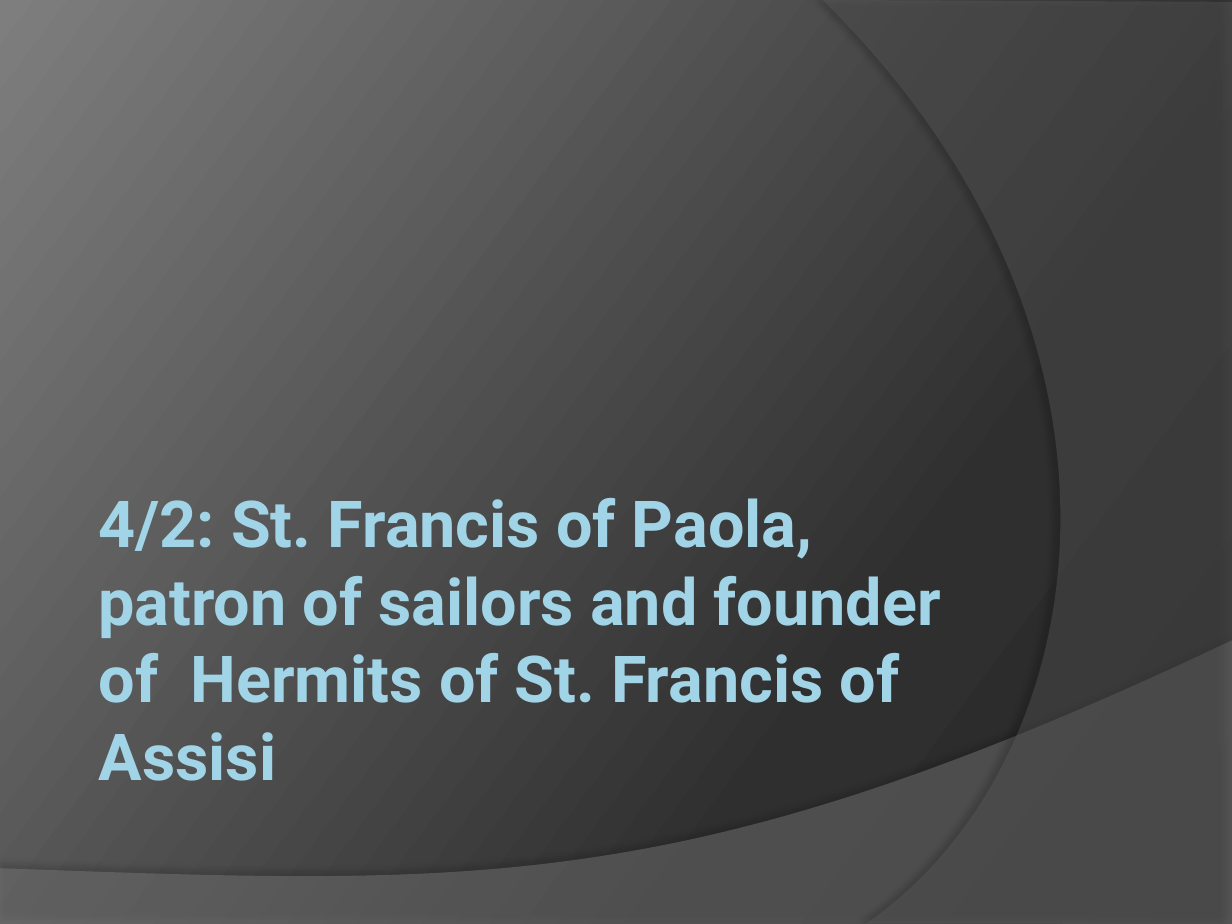
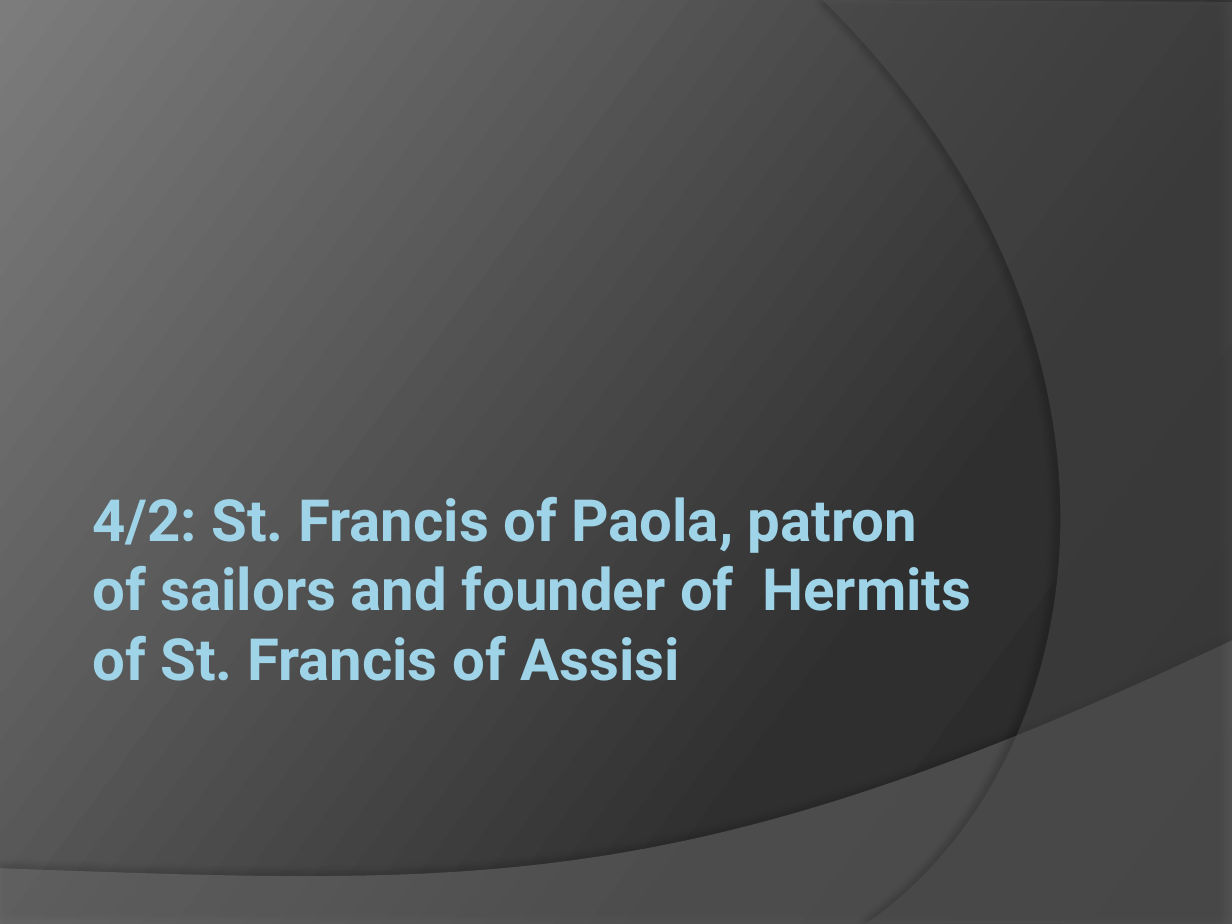
Before and after one commit to patrick-flynn/CSE10101, a slide deck: slide 38 of CSE10101/lecture/CSE10101.pptx (slide 30 before the commit). Drawn at 1232x924 pixels with LibreOffice and Linux fonts; fonts in the diff are those of the drawing. Boxes give left, top, right and bottom in pixels: in the first picture for what was removed or moved away, otherwise in the second. Text is boxed around its words. In the diff, an @@ line names an element or a change of style, - is before the commit and + after.

```diff
--- a/CSE10101/lecture/CSE10101.pptx
+++ b/CSE10101/lecture/CSE10101.pptx
@@ background gradient #282828 to #2F2F2F to #7E7E7E to gradient #272727 to #2F2F2F to #7C7C7C @@
@@ freeform shape at [823,0,1232,924]: fill #5E5E5E at 40% opacity to #5A5A5A at 40% opacity @@
@@ title "4/2: St. Francis of Paola, ..." at [92,497,971,681]: size 37.8 to 34 pt, text colour gradient #A1D4E7 to #58808D to #9FD4E8, letter outline #5DD4FF 0.39 pt to #5CD4FF 0.35 pt @@
@@ freeform shape at [0,641,1232,924]: fill #7F7F7F at 45% opacity to #7B7B7B at 45% opacity @@
```
Also in this commit, not shown: 36 other slides changed, 8 slides added, 2 other files.
